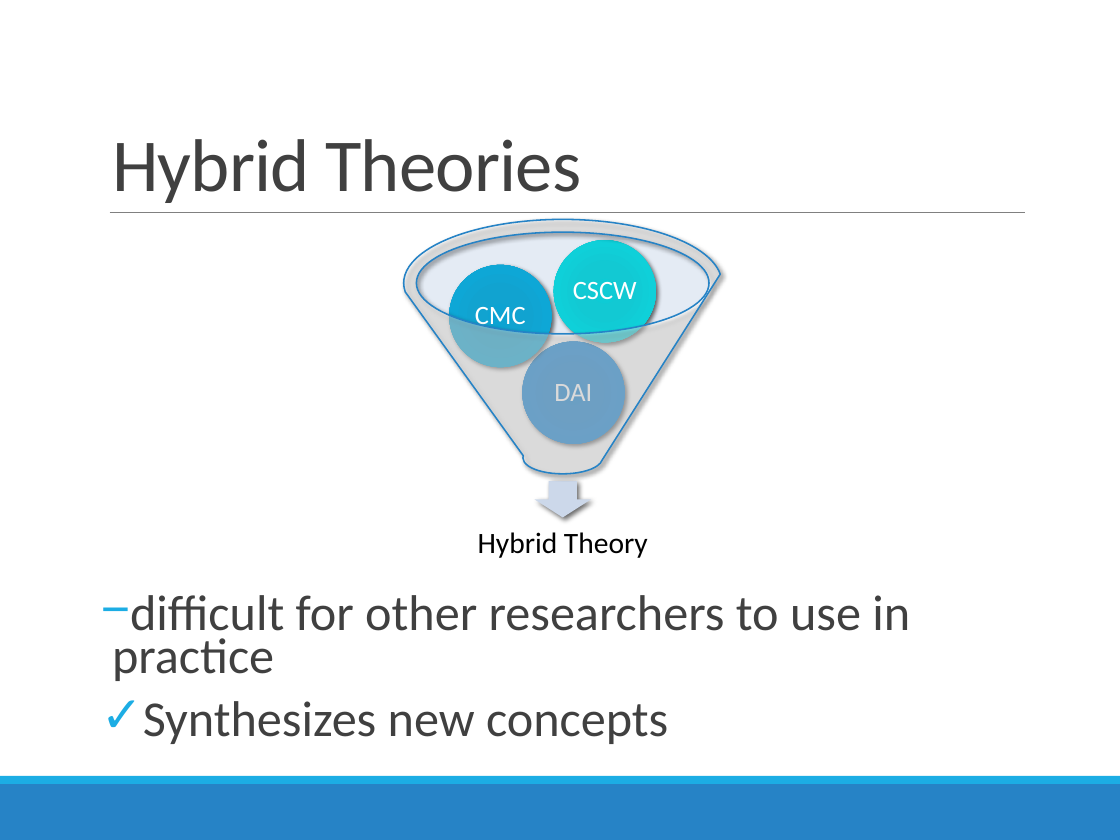
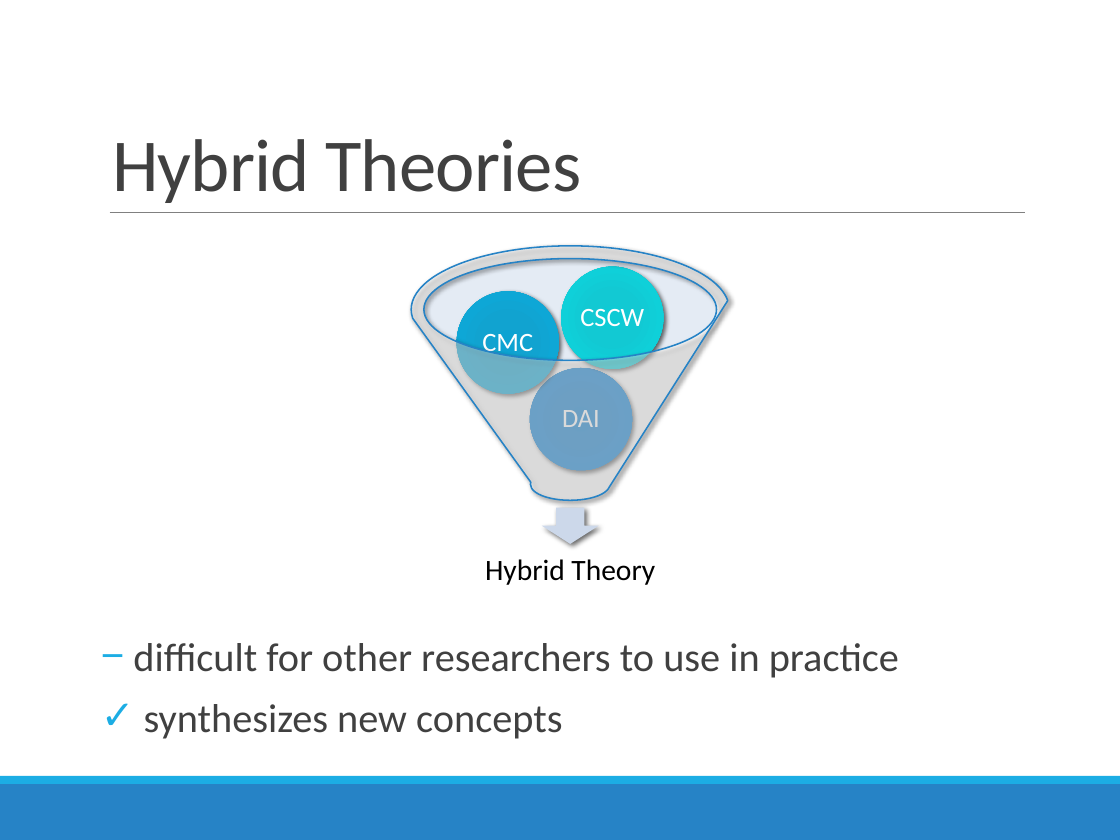
Before and after one commit to SweetyGott/HCIMonster, a slide deck: slide 3 of Impulsvortrag/4_Activity_Grounded_Hybrid_Theory.pptx. Drawn at 1120x840 pixels with LibreOffice and Linux fonts; fonts in the diff are those of the drawing. Boxes give left, top, right and bottom in pixels: in the first picture for what was removed or moved away, otherwise in the second. Text is boxed around its words. In the diff, an @@ line names an element or a change of style, - is before the commit and + after.

Commit message:
Some little fixes for the new design with my slides

```diff
--- a/Impulsvortrag/4_Activity_Grounded_Hybrid_Theory.pptx
+++ b/Impulsvortrag/4_Activity_Grounded_Hybrid_Theory.pptx
@@ 3 ellipses, 1 down arrow, 1 funnel: place and size @@
-3 ellipses, 1 down arrow, 1 funnel at [403, 220, 721, 517]
+3 ellipses, 1 down arrow, 1 funnel at [411, 246, 729, 543]
@@ ellipse: place and size @@
-ellipse at [416, 232, 709, 334]
+ellipse at [423, 259, 717, 361]
@@ text "CSCW": place and size @@
-text "CSCW" at [573, 282, 637, 299]
+text "CSCW" at [580, 309, 644, 326]
@@ text "CMC": place and size @@
-text "CMC" at [475, 307, 526, 330]
+text "CMC" at [482, 334, 533, 357]
@@ text "DAI": place and size @@
-text "DAI" at [554, 384, 592, 401]
+text "DAI" at [562, 410, 600, 427]
@@ text "Hybrid Theory": place and size @@
-text "Hybrid Theory" at [478, 532, 648, 558]
+text "Hybrid Theory" at [485, 559, 655, 585]
@@ text at [133, 643, 899, 678]: size 32.3 to 25.9 pt in "difficult for other researchers to use in ..."; line spacing 0.7 to 0.8 @@
@@ text at [144, 704, 562, 739]: text changed; size 32.3 to 25.9 pt @@
-✓ Synthesizes new concepts
+✓ synthesizes new concepts
```
Also in this commit, not shown: 2 other slides changed.
